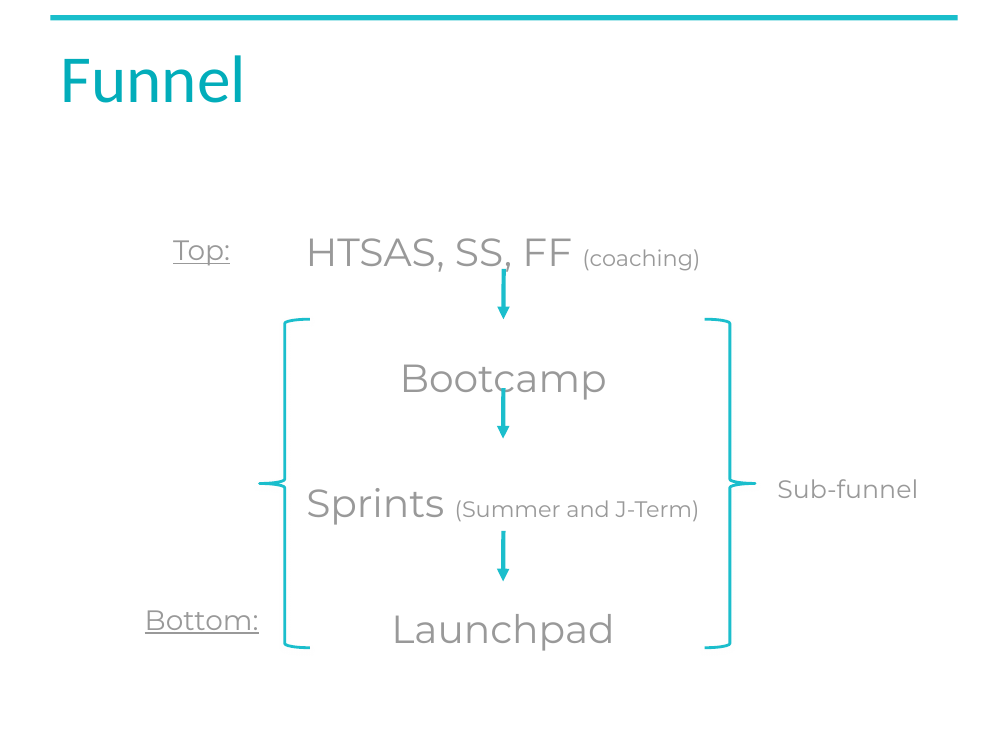
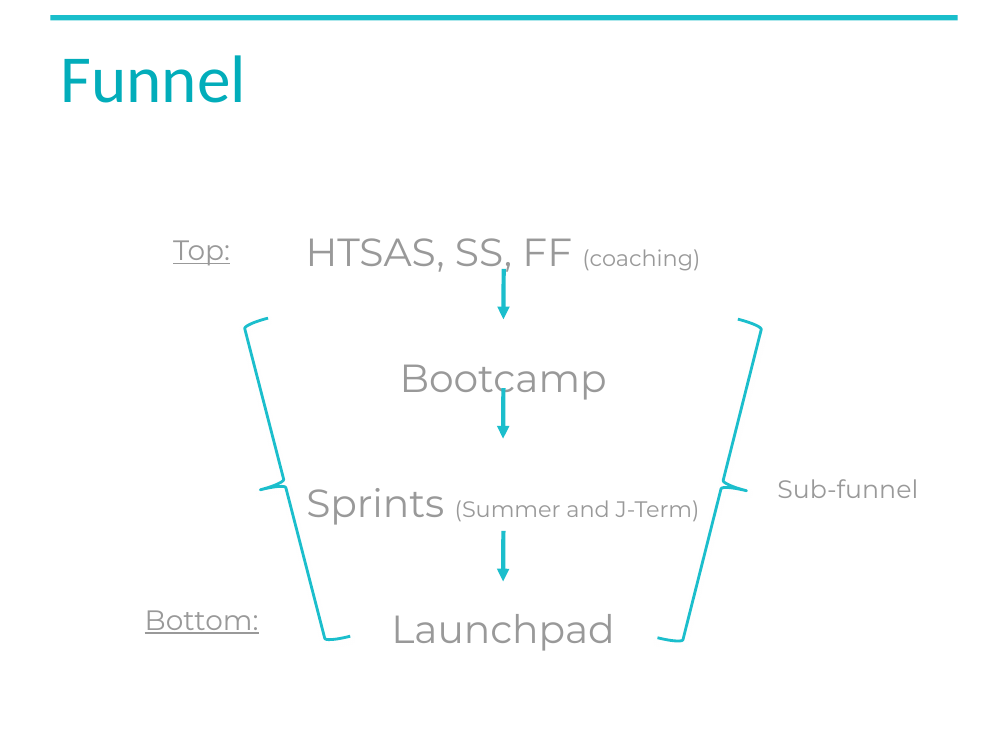
Before and after one commit to gwharris/NYU_network_analysis, a slide deck: slide 4 of reports/interim_presentation.pptx. Drawn at 1008x756 pixels with LibreOffice and Linux fonts; fonts in the diff are those of the drawing; background and template pictures are left out. Boxes give left, top, right and bottom in pixels: in the first picture for what was removed or moved away, otherwise in the second. Text is boxed around its words. In the diff, an @@ line names an element or a change of style, - is before the commit and + after.

```diff
--- a/reports/interim_presentation.pptx
+++ b/reports/interim_presentation.pptx
@@ right brace at bbox=[219, 318, 350, 649]: rotation 180 to 165 degrees @@
@@ right brace at bbox=[657, 319, 786, 650]: rotation 0 to 14 degrees @@
```
Also in this commit, not shown: 2 slides added, 2 slides removed, 1 other file.
